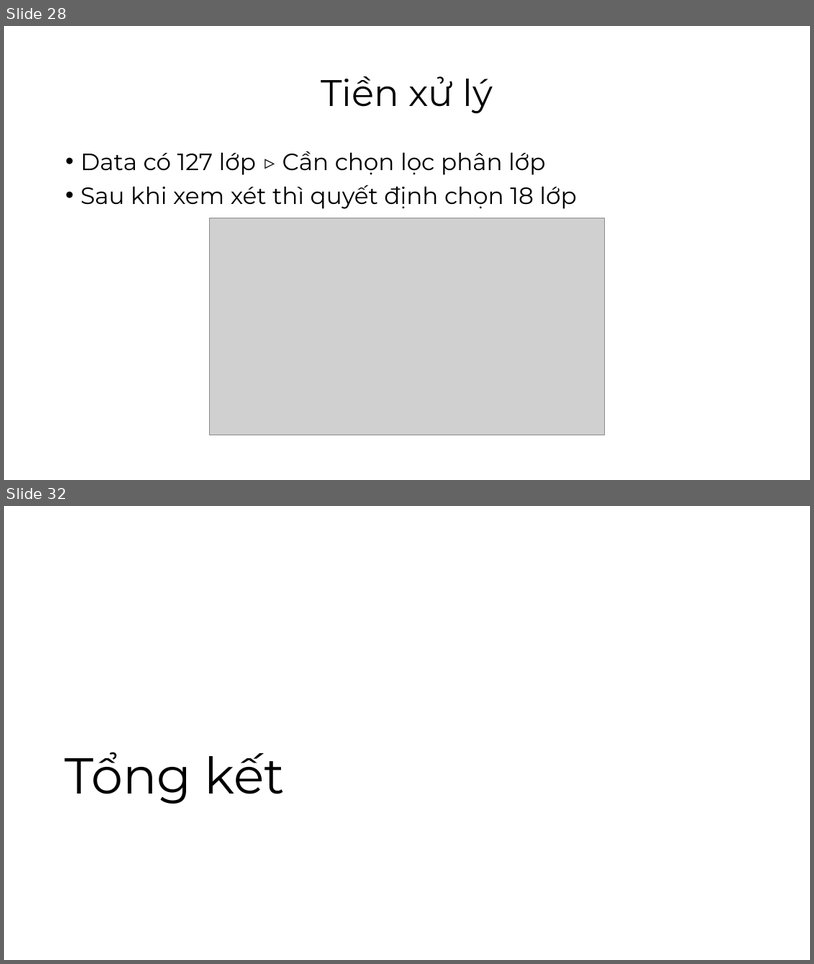
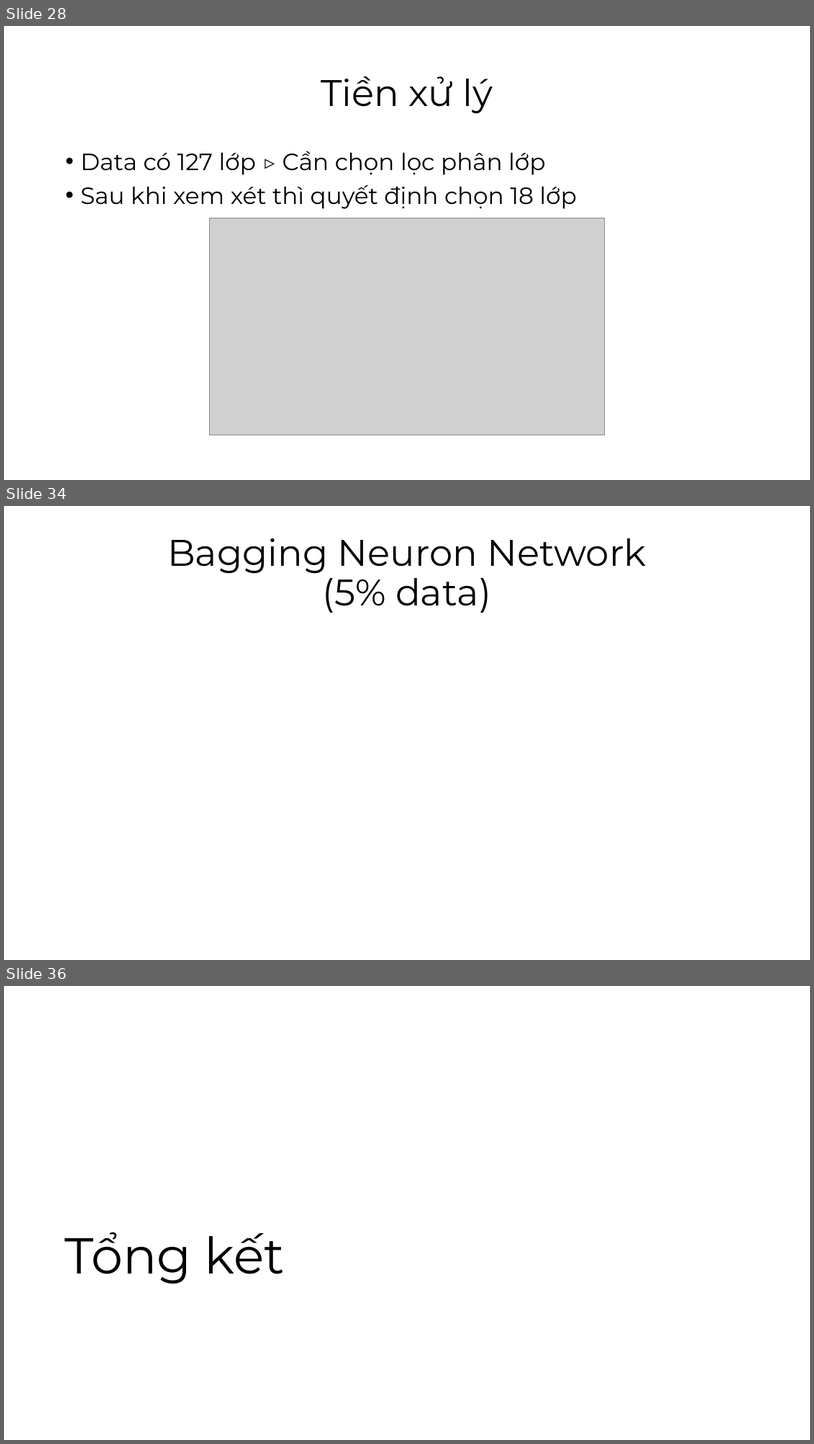
Before and after one commit to vlozg/DoAn_CuoiKy_DataScience, a slide deck: Slide.pptx. Shown one above the other, each under a label of ours: slides 28 and 32 before the commit, slides 28, 34 and 36 after it; the slides between them are not shown. The pictures are 814x964 and 814x1444 pixels, drawn with LibreOffice and Linux fonts; fonts in the diff are those of the drawing; grey boxes stand for pictures. Boxes give left, top, right and bottom in pixels: in the first picture for what was removed or moved away, otherwise in the second. Text is boxed around its words. In the diff, an @@ line names an element or a change of style, - is before the commit and + after.

```diff
--- a/Slide.pptx
+++ b/Slide.pptx
@@ slide 34 added at [4, 506, 810, 960], background #FFFFFF @@
@@ title added at [167, 538, 646, 613], 44 pt, text #000000 @@
+Bagging Neuron Network
+(5% data)
@@ what was slide 32 is now slide 36 @@
```
Also in this commit, not shown: 6 slides changed, 7 other slides added, 2 slides removed, 1 other file.
